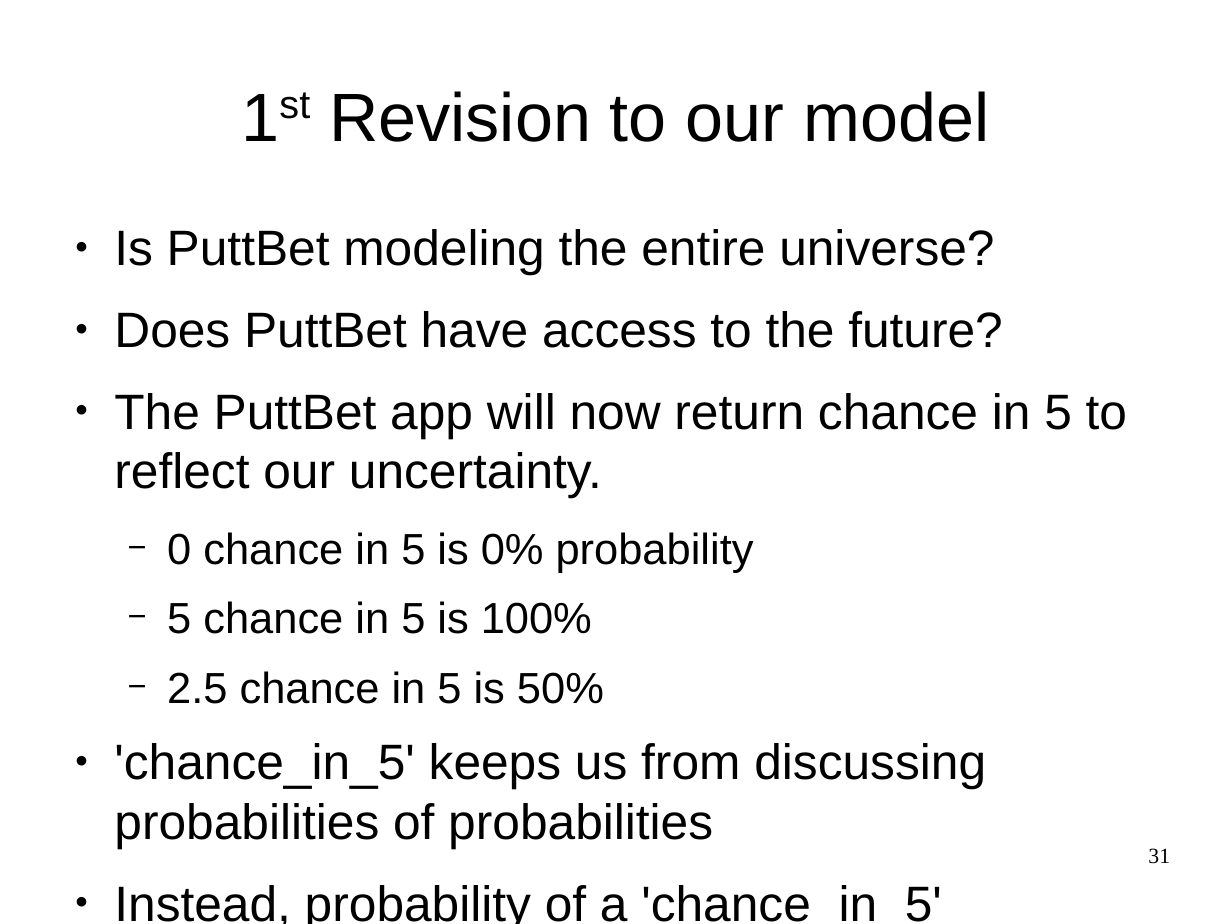
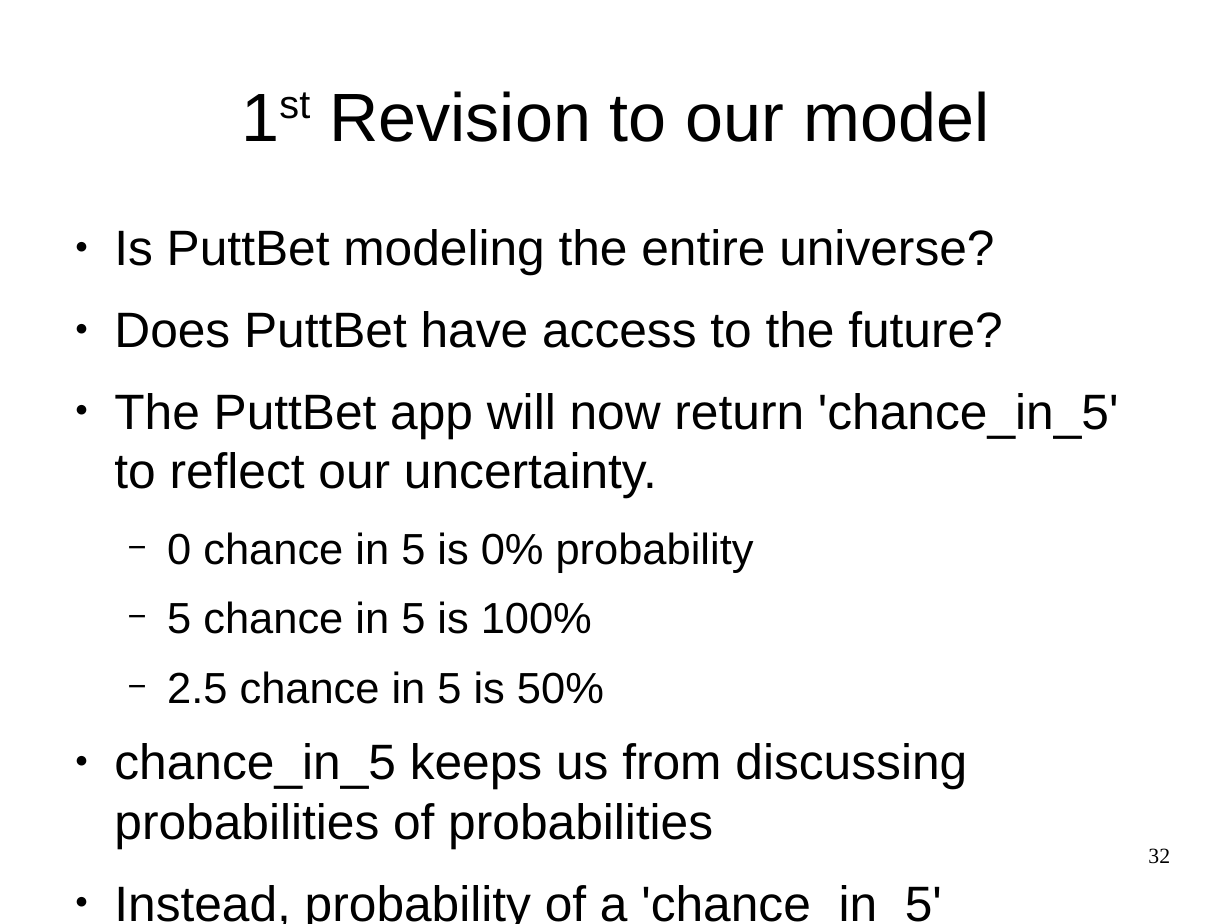
Before and after one commit to breckbaldwin/StanIsThePlanDist, a slide deck: slide 32 of slides/StanIsThePlanPyData.odp (slide 31 before the commit). Drawn at 1232x924 pixels with LibreOffice and Linux fonts; fonts in the diff are those of the drawing. Boxes give left, top, right and bottom in pixels: in the first picture for what was removed or moved away, otherwise in the second. Text is boxed around its words. In the diff, an @@ line names an element or a change of style, - is before the commit and + after.

```diff
--- a/slides/StanIsThePlanPyData.odp
+++ b/slides/StanIsThePlanPyData.odp
@@ text at box(114, 393, 1119, 498): text changed @@
-● The PuttBet app will now return chance in 5 to reflect our uncertainty.
+● The PuttBet app will now return 'chance_in_5' to reflect our uncertainty.
@@ text at box(114, 743, 967, 848): text changed @@
-● 'chance_in_5' keeps us from discussing probabilities of probabilities
+● chance_in_5 keeps us from discussing probabilities of probabilities
@@ page number at box(1148, 848, 1170, 864): text changed @@
-31
+32
```
Also in this commit, not shown: 21 other slides changed, 4 slides added, 2 slides removed, 4 other files.
